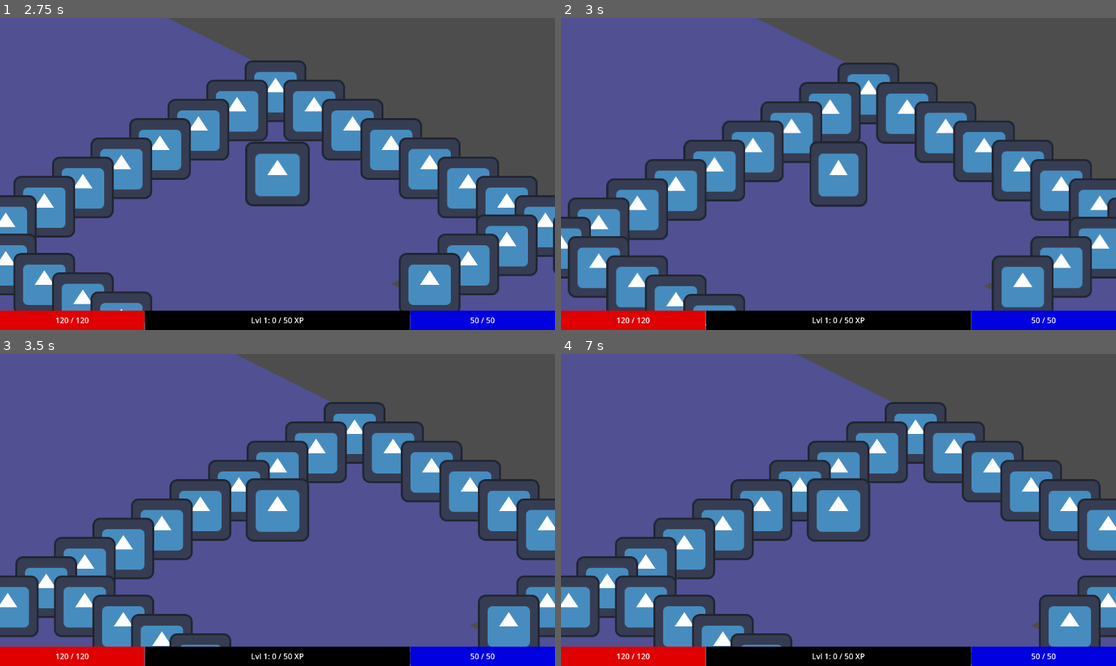
Above: before the commit, frames 1-4 (two rows, left to right).
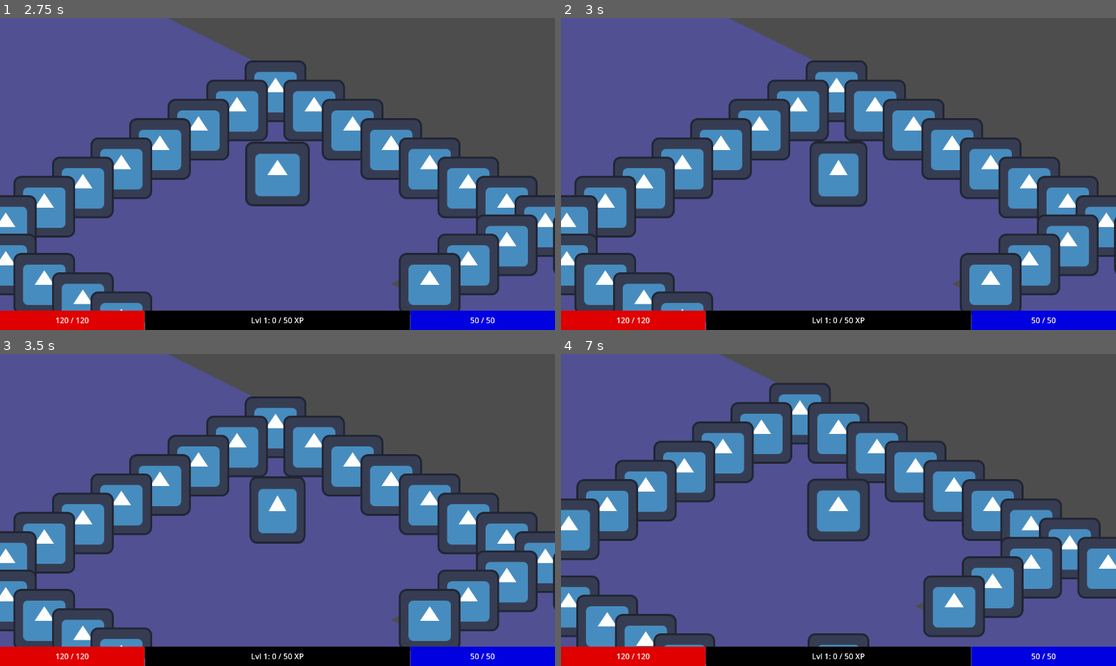
Above: after the commit, the same moments.

Repository: PietPadda/Godot_2D_ARPG
Game: Godot game, scene res://scenes/ui/main_menu.tscn
Two runs of this game, one before a commit and one after it. Both use one fixed random seed, a clock stepped at 60 frames per second and the inputs below. The engine's default icon, where the game draws it, is replaced by a stand-in: a white triangle on a blue panel in a dark square.
Inputs (mouse positions are in pixels of both pictures, inside the frame that each line leads up to):
- Up to frame 1 (2.75 s): click (22, 42) at 0.52 s; type "12" at 0.6 s; click "Host Game" at 1.25 s; tap Enter at 2 s; move the mouse to (399, 158) at 2.02 s; hold E (interact) from 2.03 s (still down); click (399, 158) at 2.17 s
- Up to frame 2 (3 s): tap Space at 2.75 s; move the mouse to (727, 189) at 2.77 s; release E (interact) at 2.78 s; click (727, 189) at 2.85 s
- Up to frame 3 (3.5 s): no input
- Up to frame 4 (7 s): move the mouse to (894, 441) at 3.52 s; tap I (toggle_character_sheet) at 3.6, 5.85 s; click (894, 441) at 3.67 s; move the mouse to (938, 369) at 4.27 s; tap E (interact) at 4.35 s; click (938, 369) at 4.42 s; tap Enter at 5 s; move the mouse to (938, 400) at 5.02 s; press the mouse at (938, 400) at 5.03 s; move the mouse to (938, 435) at 5.77 s; release the mouse at (938, 435) at 5.78 s; click (938, 435) at 5.92 s; move the mouse to (866, 510) at 6.52 s; hold E (interact) from 6.53 s (still down); click (866, 510) at 6.67 s

Frame 1 is identical in both runs. In frame 2, 28% of the frame differs, in the area x 0-100%, y 0-99%; in frame 3, 39%; in frame 4, 45%, in the area x 0-100%, y 0-100%.
Error after the commit: Out of bounds get index '0' (on base: 'PackedVector2Array') (res://scripts/core/grid_manager.gd:131)

Commit message:
fix(grid): enforce single-step movement to prevent stacking

Diff:
--- a/scripts/core/grid_manager.gd
+++ b/scripts/core/grid_manager.gd
@@ -120,30 +120,34 @@
 
 	# --- The below ONLY run on the HOST ---
 	# Generate a potential path.
-	var path = find_path(start_coord, end_coord, character)
+	var path: PackedVector2Array
+	var final_path: PackedVector2Array = [] # This will be the path we actually send.
+
+	# Generate a potential path.
+	var full_path = find_path(start_coord, end_coord, character)
 
 	# If a path was found, ATOMICALLY check and occupy the first step.
-	if not path.is_empty():
+	if not full_path.is_empty():
 		var next_tile = world_to_map(path[0])
 		# We call occupy_tile LOCALLY, not as an RPC.
 		var success = occupy_tile(character, next_tile)
 
-		if not success:
-			# The first step was already blocked! This path is invalid.
-			# Clear the path so the character knows to wait and try again.
-			path.clear()
+		if success:
+			# THE FIX: Only add the first step of the path to the final path.
+			final_path.append(full_path[0])
+		# If success is false, final_path remains empty, telling the character to wait.
 
 	# Deliver the final, validated (or empty) path to the character.
 	if character.is_multiplayer_authority(): # Is it the host's character?
 		# If the character is controlled by me (the host's player or an enemy), apply the path directly.
 		var movement_component = character.get_node_or_null("GridMovementComponent")
 		if movement_component:
-			movement_component.move_along_path(path)
+			movement_component.move_along_path(final_path)
 	else: # It's a client's character.
 		# If the character is controlled by a client, find their ID...
 		var client_id = character.get_multiplayer_authority()
 		# ...and send the path back to them via RPC.
-		_receive_path_from_server.rpc_id(client_id, path, character.get_path())
+		_receive_path_from_server.rpc_id(client_id, final_path, character.get_path())
 
 # Returns an array of the four cardinal tiles adjacent to the given tile.
 # Using 4 directions is more stable for grid pathfinding than 8.
